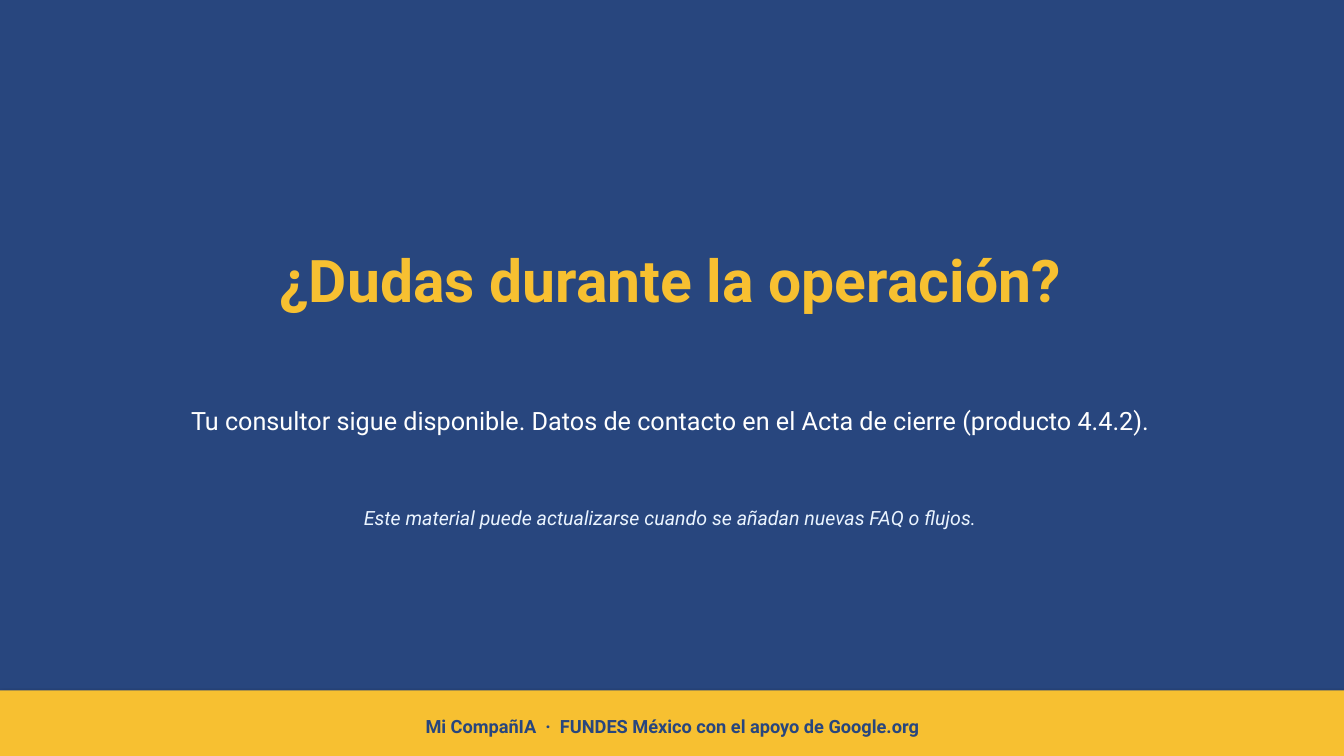
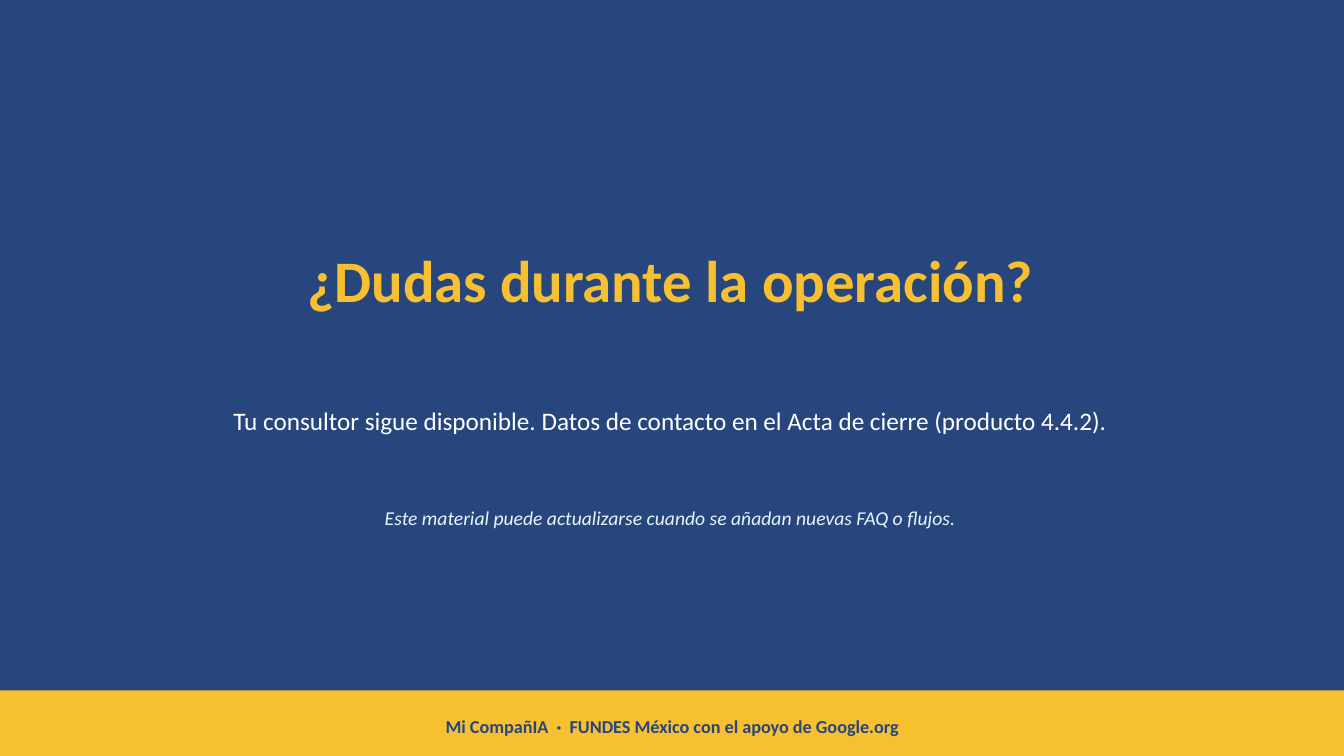
Before and after one commit to oymguerrero/manuales-ec-fundes, a slide deck: slide 12 of estandar-a/templates/3-4-3-material-capacitacion.pptx. Drawn at 1344x756 pixels with LibreOffice and Linux fonts; fonts in the diff are those of the drawing. Boxes give left, top, right and bottom in pixels: in the first picture for what was removed or moved away, otherwise in the second. Text is boxed around its words. In the diff, an @@ line names an element or a change of style, - is before the commit and + after.

```diff
--- a/estandar-a/templates/3-4-3-material-capacitacion.pptx
+++ b/estandar-a/templates/3-4-3-material-capacitacion.pptx
@@ font Roboto to Calibri in 4 elements at <box>307,260,1033,312</box>, <box>233,411,1106,435</box>, <box>385,511,955,529</box>, <box>446,720,899,736</box> @@
```
Also in this commit, not shown: 11 other slides changed, 52 other files.
